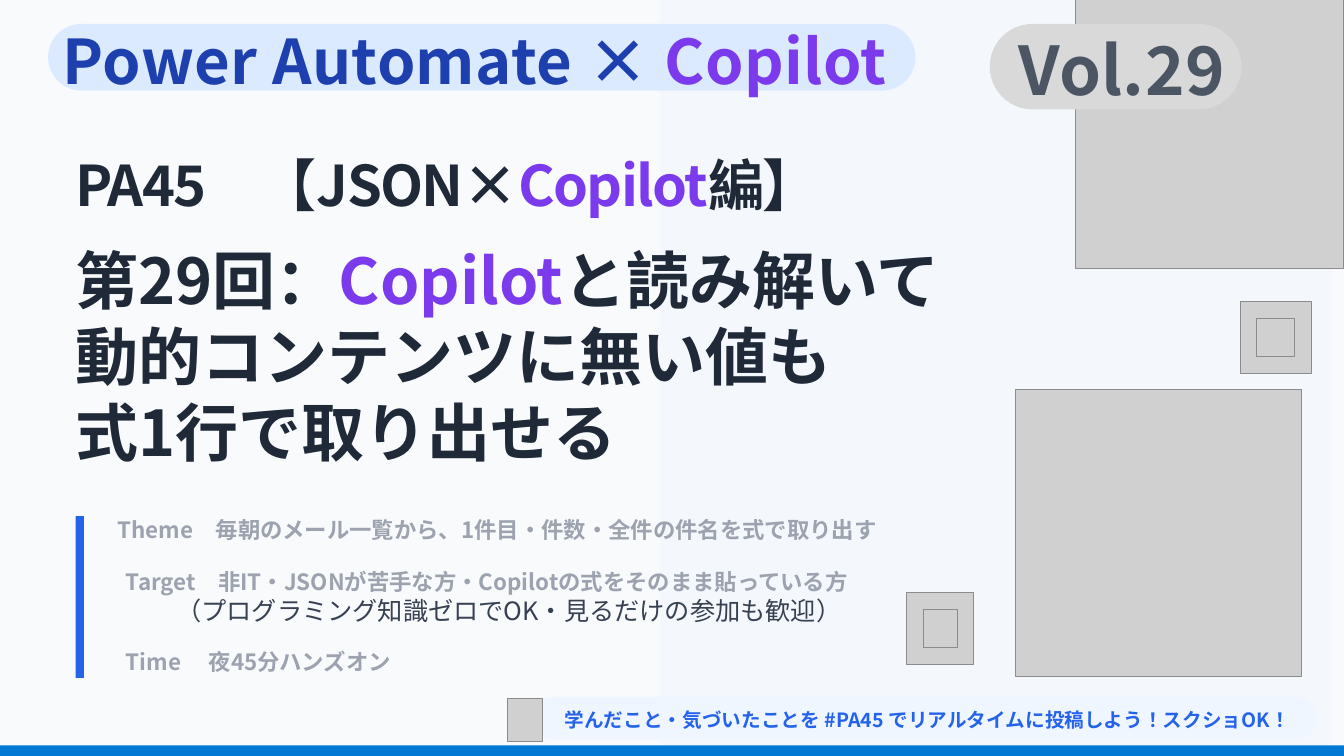
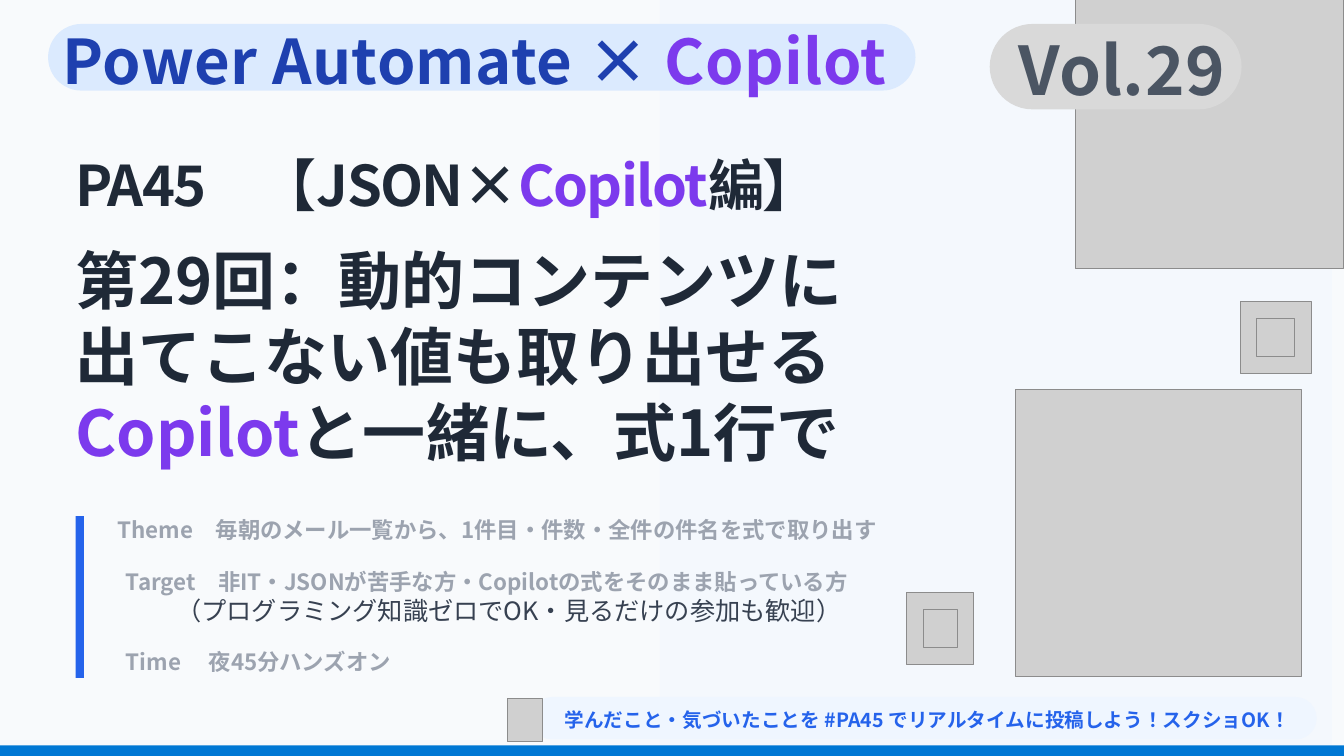
Before and after one commit to Haru-PowerPlatform/pa45, a slide deck: slide 2 of assets/connpass-eyecatch/P029_eyecatch_temp.pptx. Drawn at 1344x756 pixels with LibreOffice and Linux fonts; fonts in the diff are those of the drawing; grey boxes stand for pictures; background and template pictures are left out. Boxes give left, top, right and bottom in pixels: in the first picture for what was removed or moved away, otherwise in the second. Text is boxed around its words. In the diff, an @@ line names an element or a change of style, - is before the commit and + after.

```diff
--- a/assets/connpass-eyecatch/P029_eyecatch_temp.pptx
+++ b/assets/connpass-eyecatch/P029_eyecatch_temp.pptx
@@ text at [75, 250, 843, 470]: text changed @@
-第29回：Copilotと読み解いて
-動的コンテンツに無い値も
-式1行で取り出せる
+第29回：動的コンテンツに
+出てこない値も取り出せる
+Copilotと一緒に、式1行で
```
Also in this commit, not shown: 12 other files.
